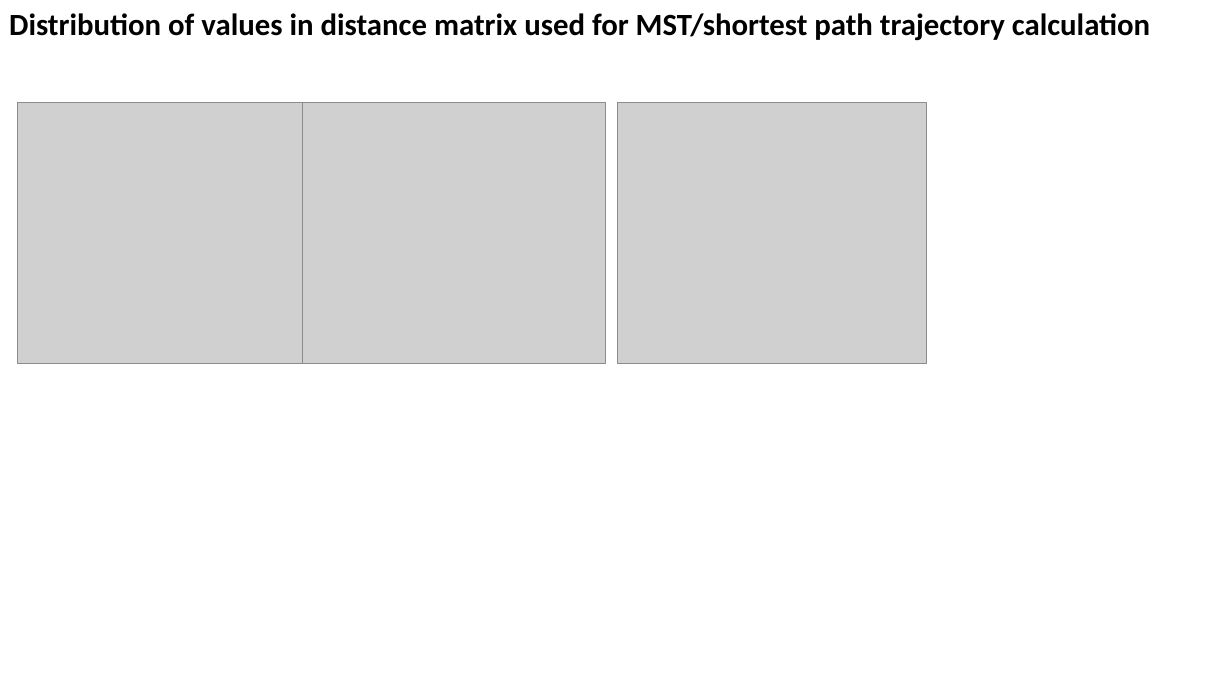
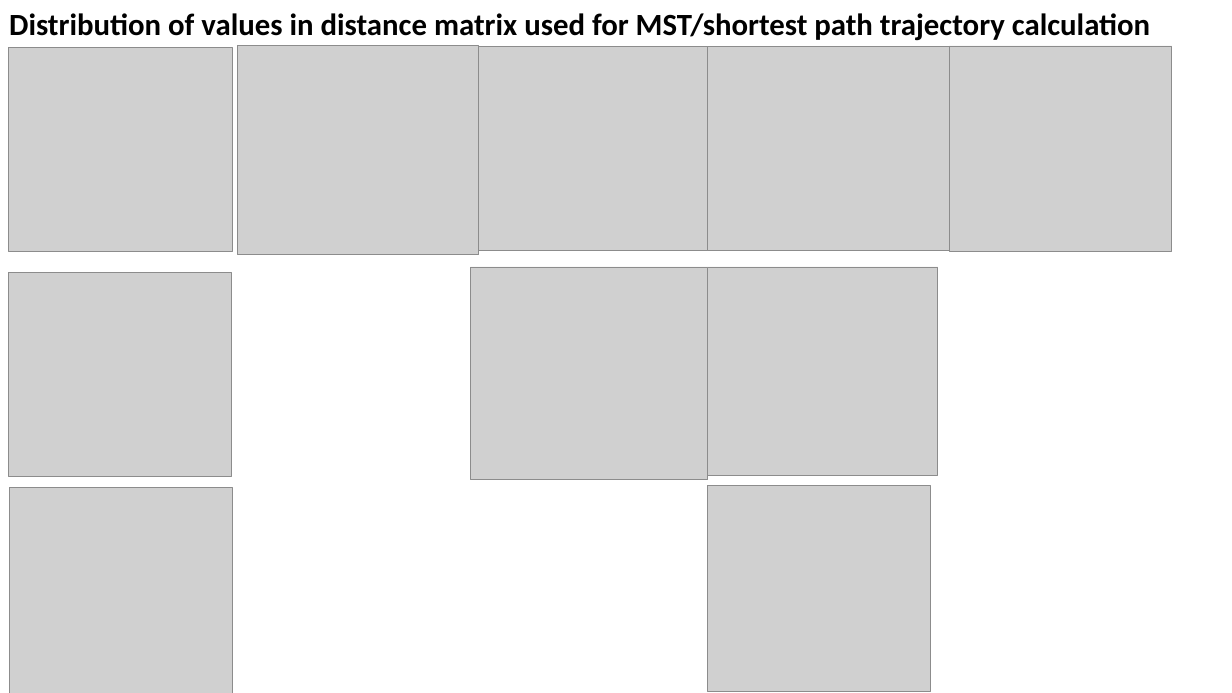
Before and after one commit to zhaohanxiong/OxfordCVM, a slide deck: slide 4 of job_results.pptx (slide 6 before the commit). Drawn at 1232x693 pixels with LibreOffice and Linux fonts; fonts in the diff are those of the drawing; grey boxes stand for pictures. Boxes give left, top, right and bottom in pixels: in the first picture for what was removed or moved away, otherwise in the second. Text is boxed around its words. In the diff, an @@ line names an element or a change of style, - is before the commit and + after.

```diff
--- a/job_results.pptx
+++ b/job_results.pptx
@@ picture: place and size @@
-picture at box(18, 103, 303, 363)
+picture at box(9, 48, 232, 252)
@@ picture added at box(238, 46, 479, 255) @@
@@ picture: place and size @@
-picture at box(302, 103, 605, 363)
+picture at box(470, 46, 708, 250)
@@ picture: place and size @@
-picture at box(617, 103, 926, 363)
+picture at box(708, 46, 949, 250)
@@ picture added at box(949, 46, 1172, 251) @@
@@ picture added at box(470, 267, 708, 480) @@
@@ picture added at box(708, 267, 938, 476) @@
@@ picture added at box(9, 273, 232, 477) @@
@@ picture added at box(10, 487, 233, 693) @@
@@ picture added at box(708, 485, 931, 691) @@
```
Also in this commit, not shown: 2 other slides changed, 2 slides added.
